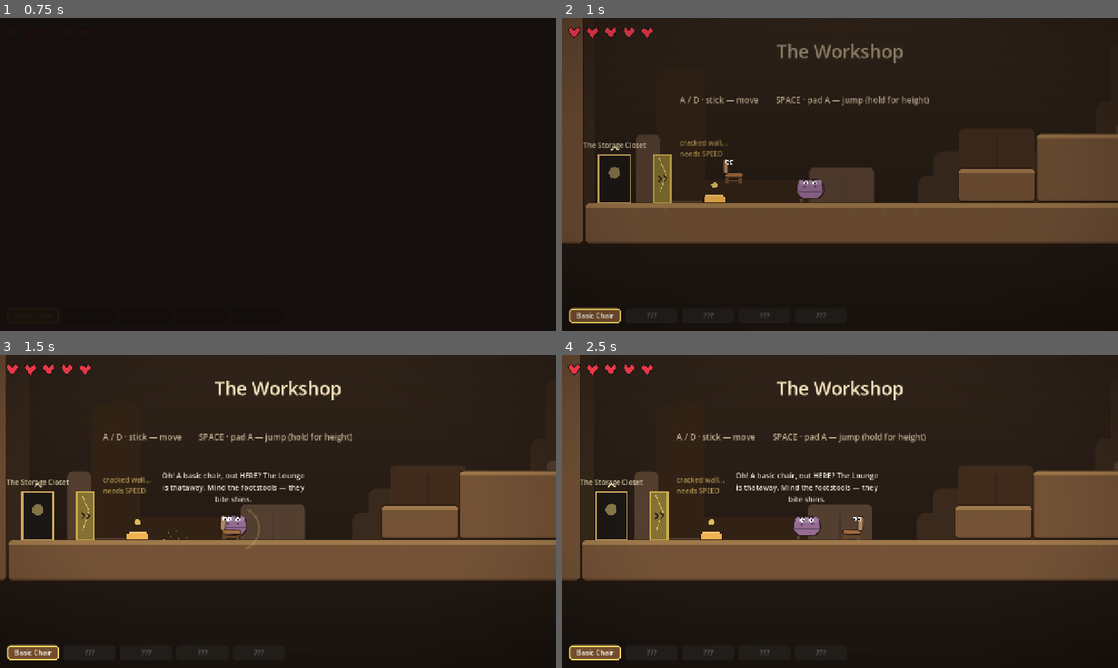
Above: before the commit, frames 1-4 (two rows, left to right).
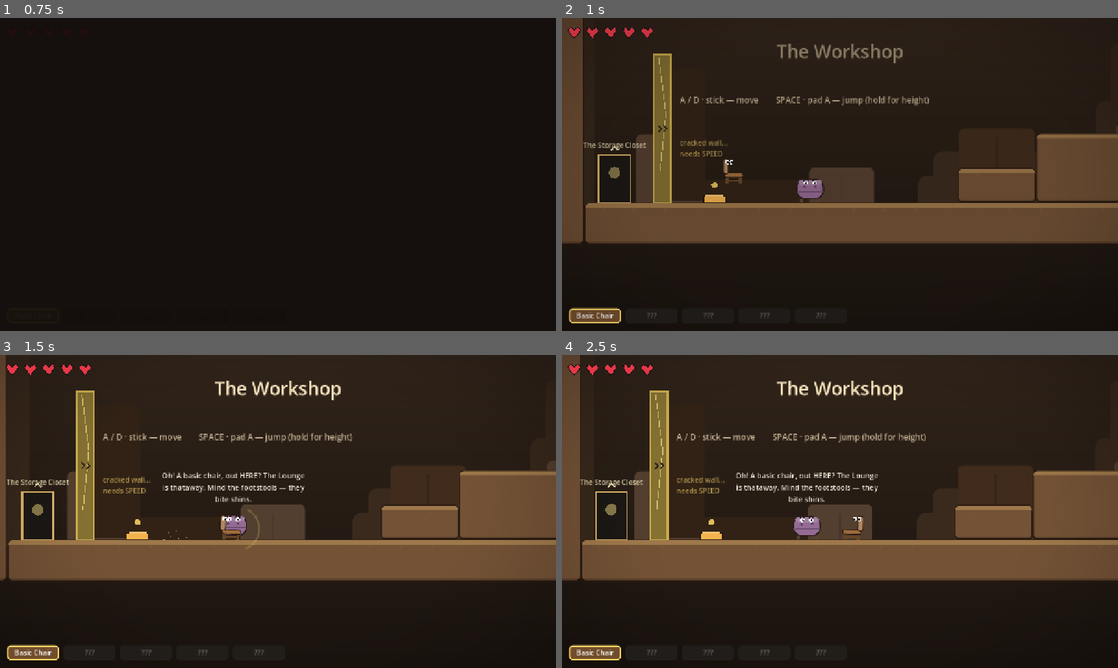
Above: after the commit, the same moments.

Repository: TsilenT/chairfighter
Game: Godot game, scene res://scenes/game/Game.tscn
Two runs of this game, one before a commit and one after it. Both use one fixed random seed, a clock stepped at 60 frames per second and the inputs below.
Inputs:
- Up to frame 1 (0.75 s): tap Space (jump) at 0.5 s; hold D (move_right) from 0.53 s (still down); tap J (attack) at 0.6 s
- Up to frame 2 (1 s): keep holding D (move_right); tap Space (jump) at 0.77 s
- Up to frame 3 (1.5 s): keep holding D (move_right); tap J (attack) at 1.35 s
- Up to frame 4 (2.5 s): tap Space (jump) at 1.52 s; release D (move_right) at 2.03 s; hold A (move_left) from 2.03 s (still down); tap F (interact) at 2.1 s; tap J (attack) at 2.3 s

Frame 1 is identical in both runs. In frame 2, 1.1% of the frame differs, in the area x 16-20%, y 11-56%; in frame 3, 1.1%; in frame 4, 1.2%, in the area x 15-20%, y 11-56%.

Commit message:
fix(backlog): gate-bypass audit, boss bar restyle, universal boss tells
- CF-B002: both speed gates were hop/launch-bypassable (Workshop cleared by
  40px — the literal backlog bug, reborn). Raised to 340px tall: exceeds
  every form's vertical (launch 260) by 80px margin
- CF-B001: boss health bar moved to top-center, styled as unmistakable UI
  (bordered dark trough, rounded blood-red fill, outlined name)
- CF-B003/B005: BossBase.telegraph now pops a '!' cue above every boss
  during wind-ups; all five bosses inherit it

Co-Authored-By: Claude Fable 5 <noreply@anthropic.com>
Claude-Session: https://claude.ai/code/session_01TS9gAP8ymhgCosReWMCiiM

Diff:
--- a/scenes/ui/HUD.tscn
+++ b/scenes/ui/HUD.tscn
@@ -31,15 +31,13 @@
 
 [node name="BossBox" type="VBoxContainer" parent="."]
 layout_mode = 1
-anchors_preset = 7
+anchors_preset = 5
 anchor_left = 0.5
-anchor_top = 1.0
 anchor_right = 0.5
-anchor_bottom = 1.0
 offset_left = -260.0
-offset_top = -110.0
+offset_top = 96.0
 offset_right = 260.0
-offset_bottom = -66.0
+offset_bottom = 148.0
 
 [node name="BossName" type="Label" parent="BossBox"]
 layout_mode = 2
--- a/scenes/zones/ThroneRoom.tscn
+++ b/scenes/zones/ThroneRoom.tscn
@@ -196,8 +196,8 @@
 
 [node name="ThroneSpeedGate" type="StaticBody2D" parent="Hazards"]
 script = ExtResource("7_speedgate")
-position = Vector2(1870, 260)
-size = Vector2(40, 140)
+position = Vector2(1870, 60)
+size = Vector2(40, 340)
 break_flag = "gate_throne_broken"
 
 [node name="EntryCheckpoint" type="Area2D" parent="Hazards"]
--- a/scenes/zones/Workshop.tscn
+++ b/scenes/zones/Workshop.tscn
@@ -229,8 +229,8 @@
 
 [node name="StorageSpeedGate" type="StaticBody2D" parent="Hazards"]
 script = ExtResource("7_speedgate")
-position = Vector2(60, 290)
-size = Vector2(40, 110)
+position = Vector2(60, 60)
+size = Vector2(40, 340)
 break_flag = "gate_workshop_storage_broken"
 
 [node name="ThroneHatch" type="StaticBody2D" parent="Hazards"]
--- a/src/bosses/BossBase.gd
+++ b/src/bosses/BossBase.gd
@@ -34,6 +34,7 @@
 var _hurt_flash := 0.0
 var _run_token := 0  # invalidates in-flight pattern coroutines on reset
 var _loop_id := 0    # each trigger starts a fresh loop; stale loops die
+var _warn_label: Label
 
 
 func _ready() -> void:
@@ -83,6 +84,17 @@
 		contact_shape.position = collider.position
 		contact.add_child(contact_shape)
 		add_child(contact)
+
+	# Telegraph cue: a big "!" above the boss during every wind-up (CF-B003).
+	_warn_label = Label.new()
+	_warn_label.text = "!"
+	_warn_label.add_theme_font_size_override("font_size", 52)
+	_warn_label.add_theme_color_override("font_color", Color(1.0, 0.85, 0.25))
+	_warn_label.add_theme_color_override("font_outline_color", Color(0.15, 0.08, 0.05))
+	_warn_label.add_theme_constant_override("outline_size", 10)
+	_warn_label.position = Vector2(-14, -body_height - 74.0)
+	_warn_label.visible = false
+	add_child(_warn_label)
 
 	var trigger := get_node_or_null("TriggerZone") as Area2D
 	if trigger != null:
@@ -254,13 +266,23 @@
 	return signf(p.global_position.x - global_position.x)
 
 
-## Flash + pause so every attack has a readable tell.
+## Flash + "!" cue + wind-up crouch so every attack has a readable tell
+## (CF-B003/B005). All bosses inherit this.
 func telegraph(duration: float) -> void:
 	Events.sfx_requested.emit(&"telegraph")
+	if _warn_label != null:
+		_warn_label.visible = true
+		_warn_label.scale = Vector2(0.4, 0.4)
+		var pop := create_tween()
+		pop.tween_property(_warn_label, "scale", Vector2.ONE, duration * 0.3) \
+			.set_trans(Tween.TRANS_BACK).set_ease(Tween.EASE_OUT)
+	# (No scale tween: non-uniform scale deforms a CharacterBody2D's collider.)
 	var tween := create_tween()
 	tween.tween_property(self, "modulate", Color(1.6, 1.4, 0.9), duration * 0.5)
 	tween.tween_property(self, "modulate", Color.WHITE, duration * 0.5)
 	await wait(duration)
+	if _warn_label != null:
+		_warn_label.visible = false
 
 
 ## Physics-time wait that dies with the current run (reset-safe) and does
--- a/src/ui/HUD.gd
+++ b/src/ui/HUD.gd
@@ -27,6 +27,21 @@
 	_hearts.draw.connect(_draw_hearts)
 	_boss_box.visible = false
 	_zone_banner.modulate.a = 0.0
+	# Boss bar must never read as level geometry (CF-B001): top of screen,
+	# clearly a UI panel — dark bordered trough, blood-red rounded fill.
+	var bg := StyleBoxFlat.new()
+	bg.bg_color = Color(0.08, 0.05, 0.05, 0.9)
+	bg.border_color = Color(0.85, 0.75, 0.5)
+	bg.set_border_width_all(2)
+	bg.set_corner_radius_all(9)
+	var fill := StyleBoxFlat.new()
+	fill.bg_color = Color(0.78, 0.16, 0.2)
+	fill.set_corner_radius_all(7)
+	fill.set_expand_margin_all(-1.0)
+	_boss_bar.add_theme_stylebox_override("background", bg)
+	_boss_bar.add_theme_stylebox_override("fill", fill)
+	_boss_name.add_theme_color_override("font_outline_color", Color(0.1, 0.06, 0.05))
+	_boss_name.add_theme_constant_override("outline_size", 6)
 
 
 func _on_health(current: int, maximum: int) -> void:
